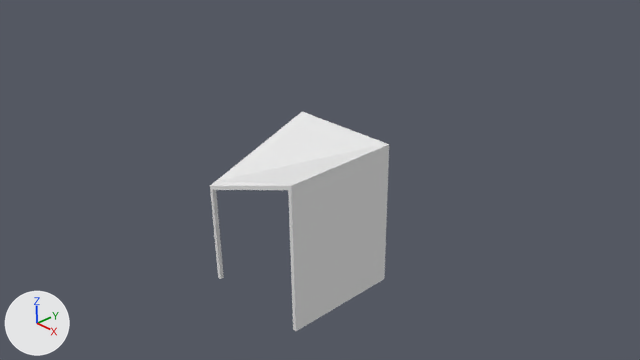
The Blender file data/mesh/salle/salle_angle.blend as it was, and as the next commit left it.
The view is the same before and after, from the file's camera 'Camera'. Every picture has the same lights, and +X, +Y and +Z are marked at lower left.
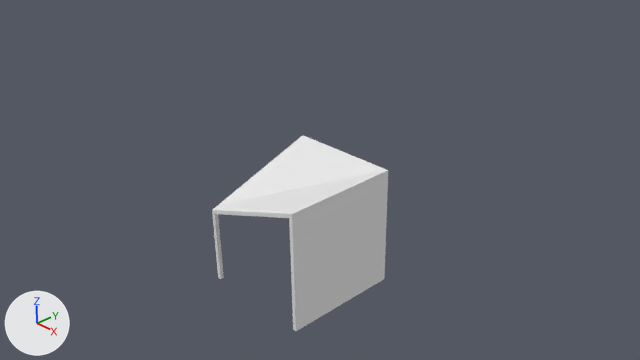
Patch to the scene script:
```diff
--- a/data/mesh/salle/salle_angle.blend.py
+++ b/data/mesh/salle/salle_angle.blend.py
@@ me_cube @@
 me_cube.from_pydata(...)  # 69 vertices, 66 faces, 4 loose edges; spans x -1.0..1.0, y -1.0..1.0, z -0.96..0.69
 # used by ob_cube; location = (0.0, 0.0, 0.0); scale = (1.0, 1.0, 1.5)
+# me_cube part 1: all 34 vertices in x -1.0..1.0, y -1.0..1.0, z 0.16..0.69 are moved by (0.0, 0.0, -0.29)
 me_cube.materials.append(mat_material)
```

Where the change shows, as pixel boxes (x1, y1, x2, y2) in the pictures (640 x 360 px; the box of a moved part takes in the faces that stretch with it):
'Cube', reshaped (10% shorter)
    before: (210, 112, 389, 331)
    after: (212, 135, 388, 331)
part 1 of me_cube, moved or reshaped
    before: (210, 112, 389, 221)
    after: (212, 135, 388, 221)
